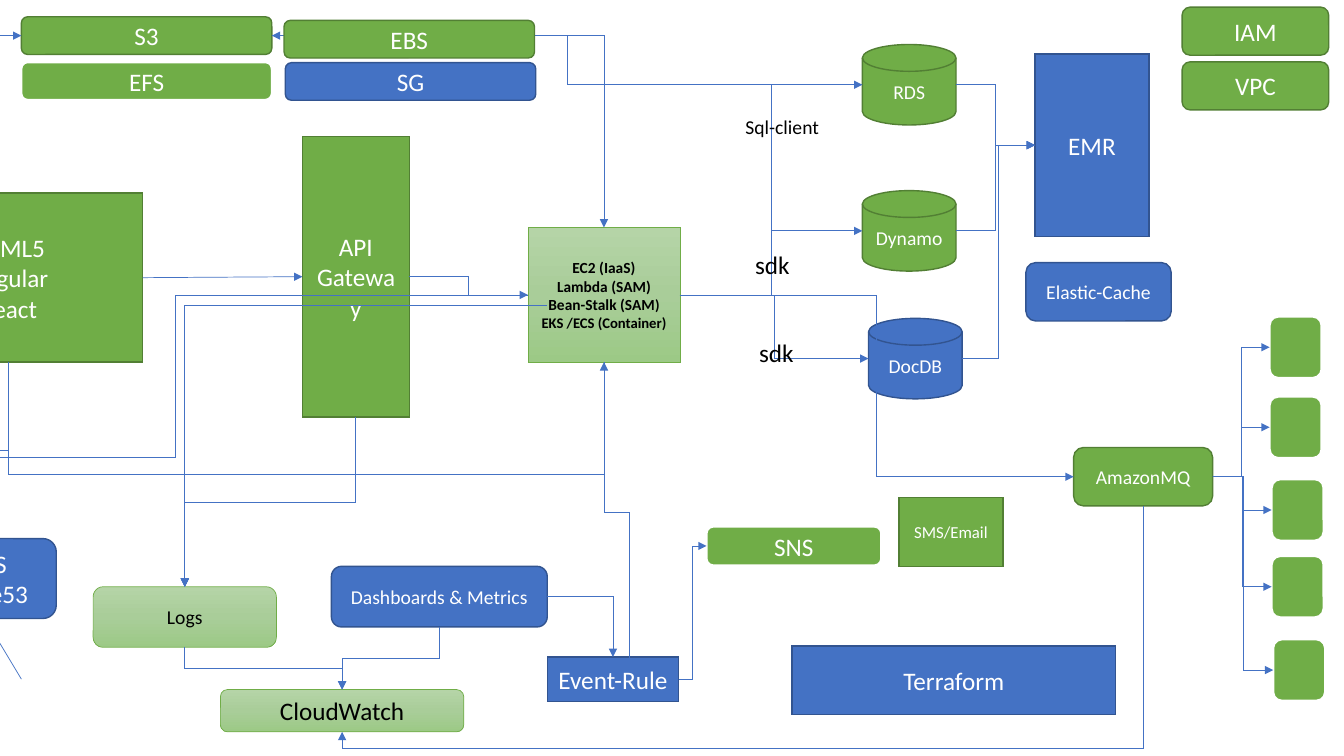
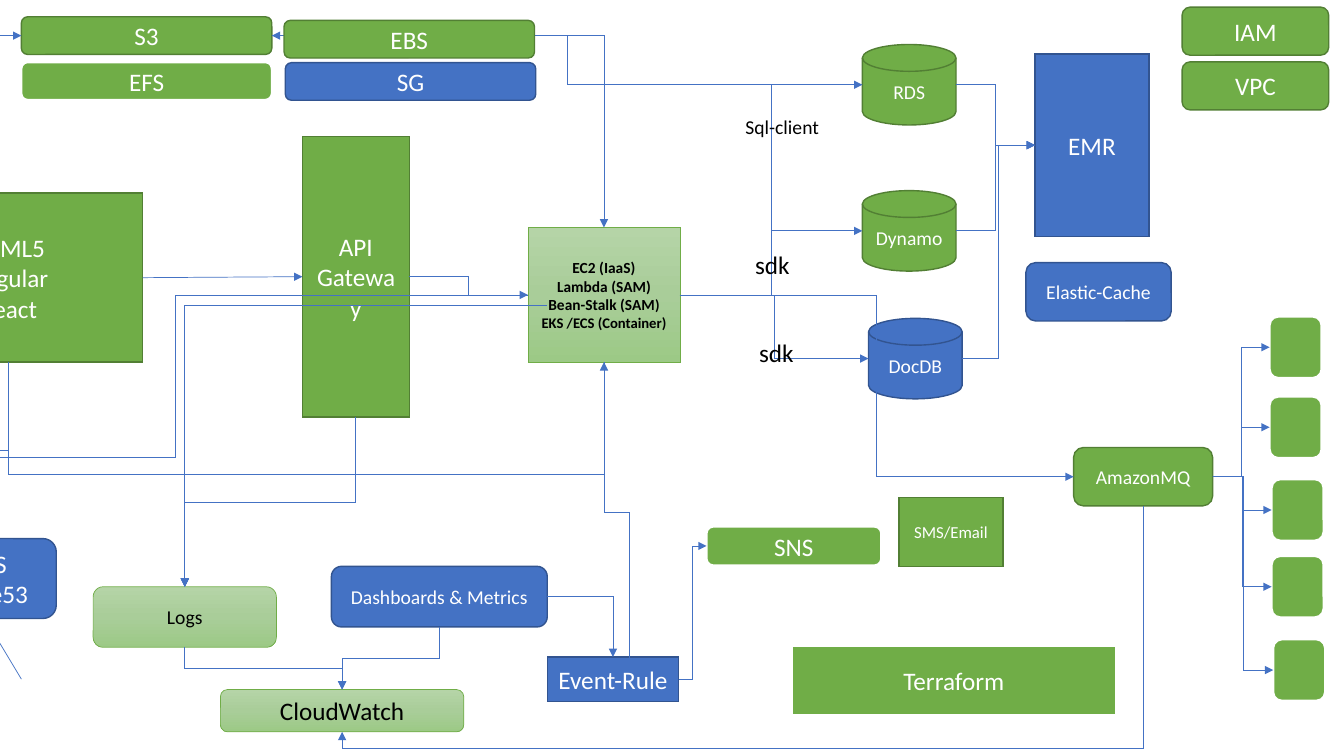
Before and after one commit to nileshdevdas/advaws, a slide deck: slide 11 of AWSPresentation1.pptx. Drawn at 1344x756 pixels with LibreOffice and Linux fonts; fonts in the diff are those of the drawing. Boxes give left, top, right and bottom in pixels: in the first picture for what was removed or moved away, otherwise in the second. Text is boxed around its words. In the diff, an @@ line names an element or a change of style, - is before the commit and + after.

Commit message:
Terraform

```diff
--- a/AWSPresentation1.pptx
+++ b/AWSPresentation1.pptx
@@ rectangle "Terraform" at <box>792,646,1116,715</box>: fill #4472C4 to #70AD47; outline #325491 1 pt to #FFFFFF 1.5 pt @@
```
Also in this commit, not shown: 1 other slide changed, 5 other files.
